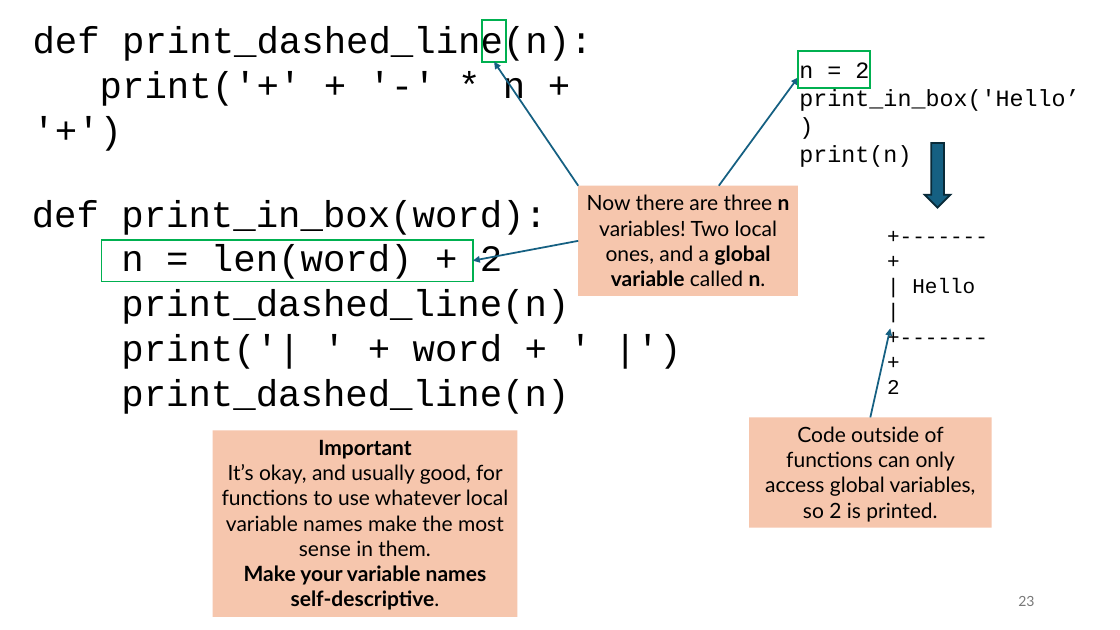
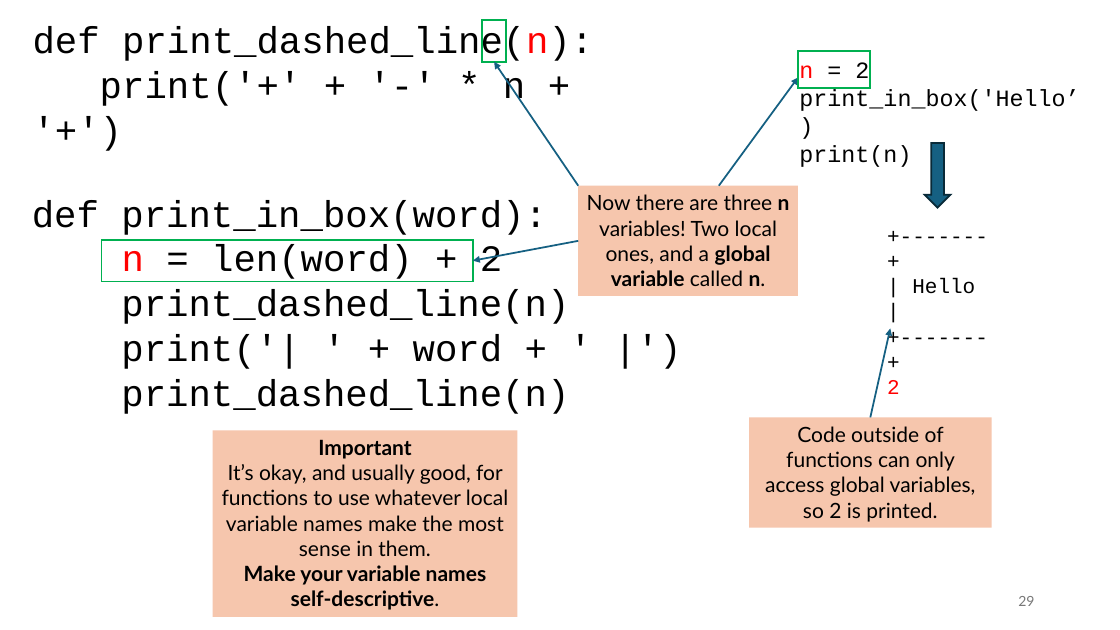
Before and after one commit to tjd1234/cmpt120fall2024, a slide deck: slide 29 of lecture_notes/chapter3/chapter3.pptx (slide 23 before the commit). Drawn at 1120x630 pixels with LibreOffice and Linux fonts; fonts in the diff are those of the drawing. Boxes give left, top, right and bottom in pixels: in the first picture for what was removed or moved away, otherwise in the second. Text is boxed around its words. In the diff, an @@ line names an element or a change of style, - is before the commit and + after.

```diff
--- a/lecture_notes/chapter3/chapter3.pptx
+++ b/lecture_notes/chapter3/chapter3.pptx
@@ text "def print_dashed_line(n): print('+' + '-' ..." at (33, 27, 593, 109): text colour #000000 to #FF0000 in "print_dashed_line(n):" @@
@@ text at (799, 62, 869, 78): text colour #000000 to #FF0000 in "n" @@
@@ text at (122, 245, 502, 282): text colour #000000 to #FF0000 in "n" @@
@@ text at (887, 380, 900, 394): text colour #000000 to #FF0000 in "2" @@
@@ page number at (1018, 596, 1034, 606): text changed @@
-23
+29
```
Also in this commit, not shown: 16 other slides changed, 14 slides added, 1 slide removed, 5 other files.
